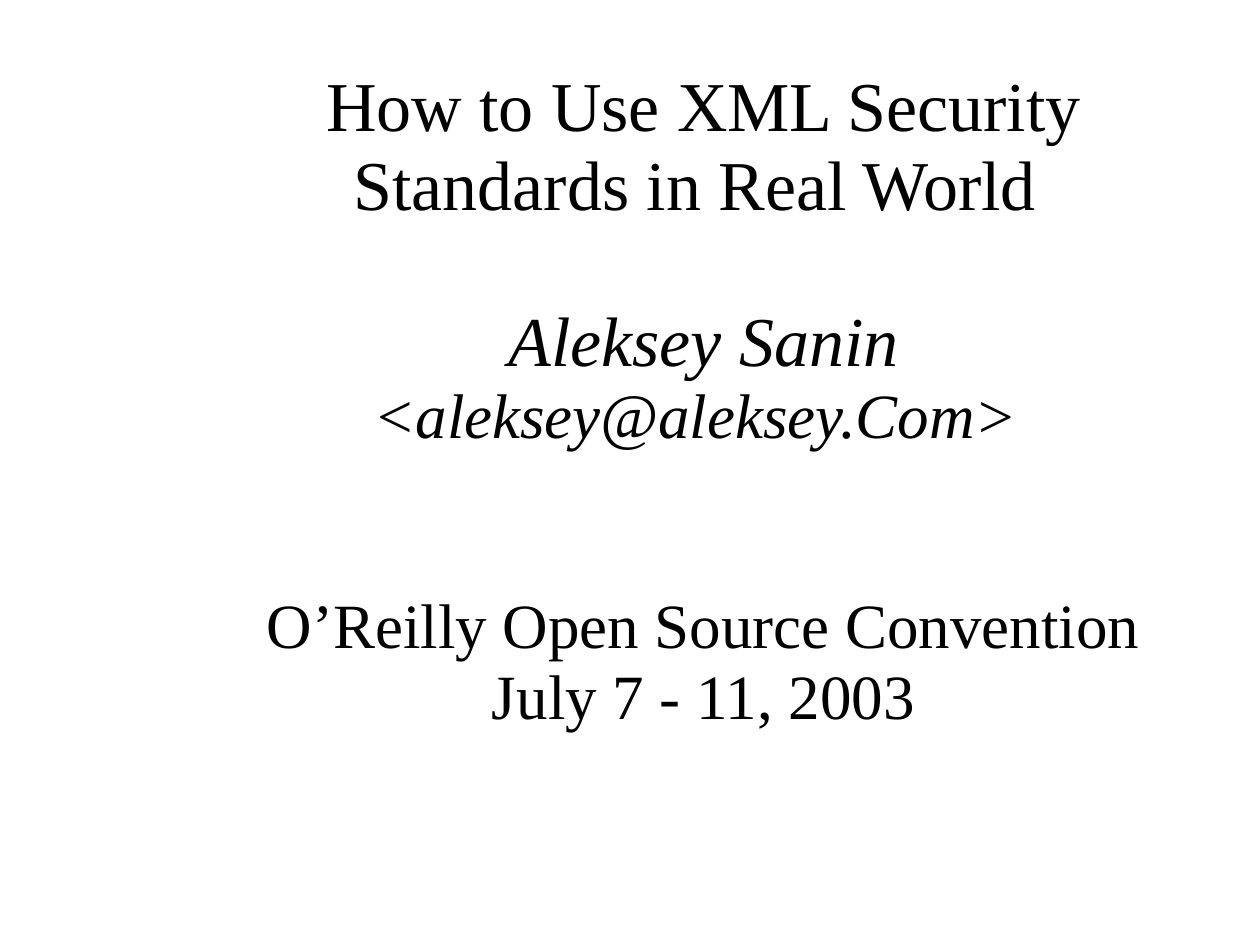
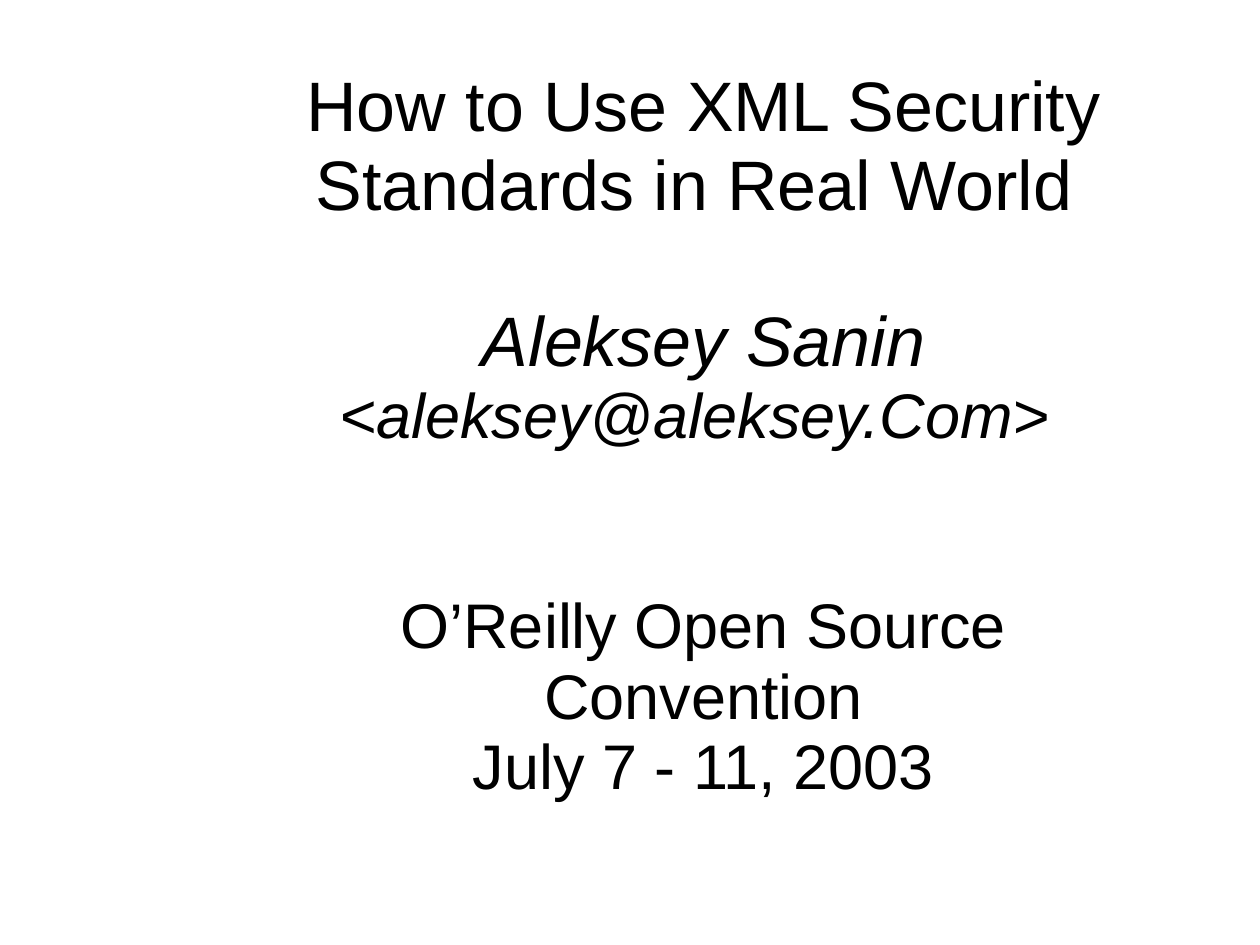
Before and after one commit to lsh123/xmlsec, a slide deck: slide 1 of docs/extra/xmlsec_oscon_2003.ppt. Drawn at 1260x945 pixels with LibreOffice and Linux fonts; fonts in the diff are those of the drawing; background and template pictures are left out. Boxes give left, top, right and bottom in pixels: in the first picture for what was removed or moved away, otherwise in the second. Text is boxed around its words. In the diff, an @@ line names an element or a change of style, - is before the commit and + after.

```diff
--- a/docs/extra/xmlsec_oscon_2003.ppt
+++ b/docs/extra/xmlsec_oscon_2003.ppt
@@ title "How to Use XML Security ..." at [306, 80, 1101, 800]: font Times New Roman to Arial @@
```
Also in this commit, not shown: 5 other slides changed, 13 other files.
